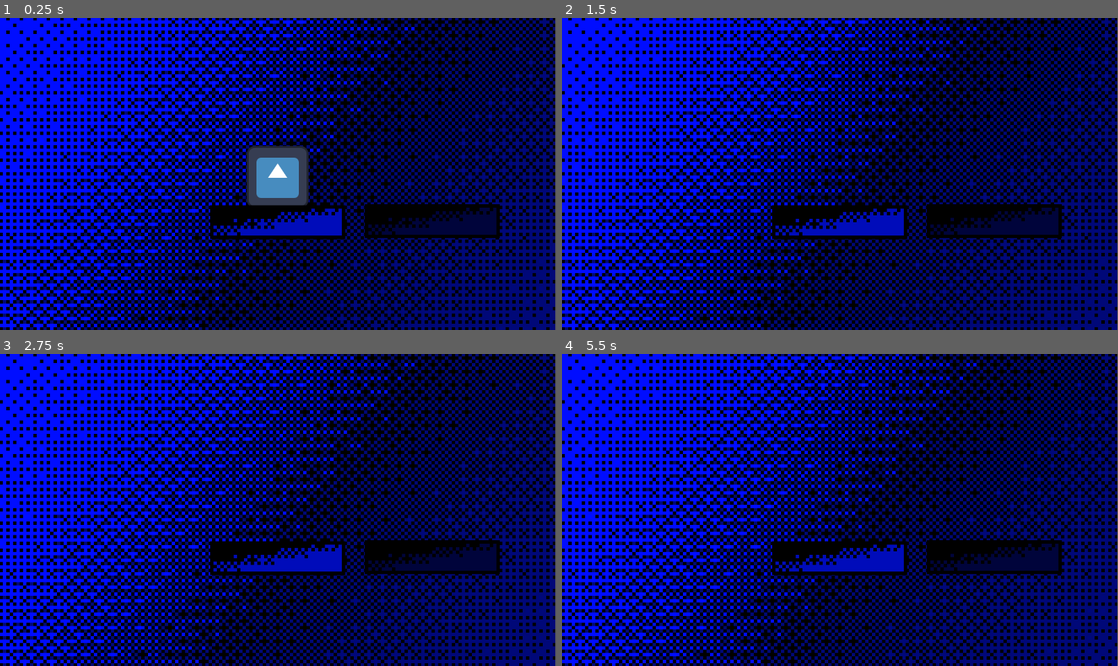
Above: before the commit, frames 1-4 (two rows, left to right).
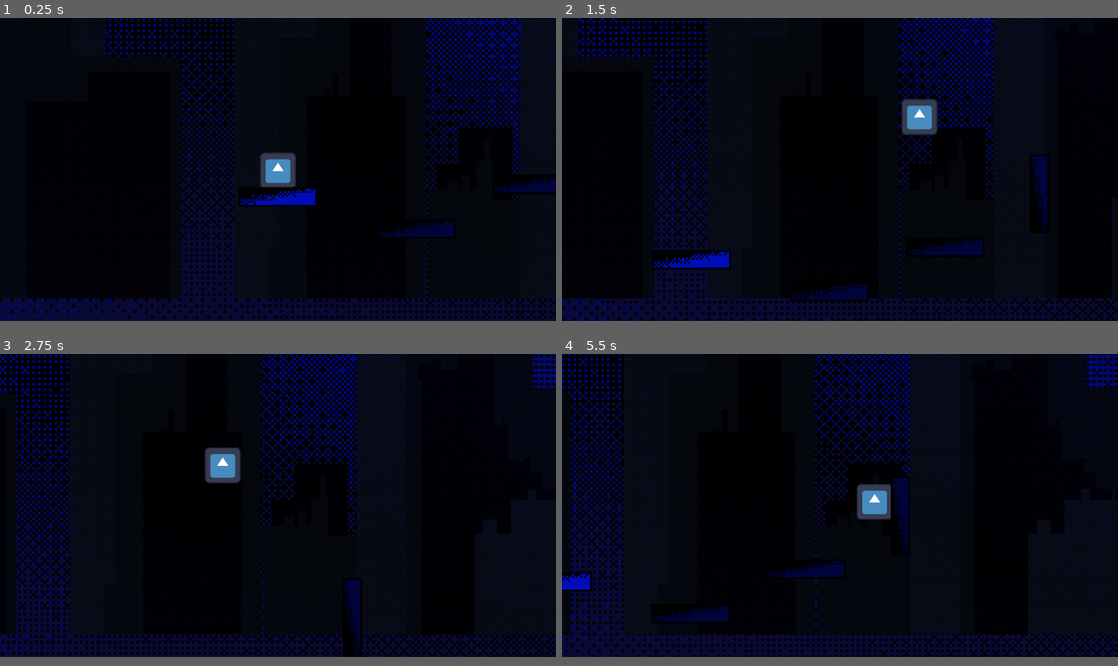
Above: after the commit, the same moments.

Repository: eeMalm/EntropyProjectReal
Game: Godot game, scene res://World.tscn
The game is run twice, just before and just after one commit, with the same random seed, the same clock (stepped at 60 frames per second) and the same inputs. The engine's default icon, where the game draws it, is replaced by a stand-in: a white triangle on a blue panel in a dark square.
Inputs:
- Up to frame 1 (0.25 s): no input
- Up to frame 2 (1.5 s): hold Right (ui_right) from 0.53 s (still down); tap Shift (Dash) at 0.6 s; tap Up (ui_up) at 0.77, 0.8, 1.07, 1.35 s
- Up to frame 3 (2.75 s): tap Up (ui_up) at 1.52, 1.82, 2.3 s; tap Shift (Dash) at 1.55, 2.1 s; release Right (ui_right) at 2.03 s; hold Left (ui_left) from 2.03 s (still down)
- Up to frame 4 (5.5 s): release Left (ui_left) at 2.78 s; hold Right (ui_right) 2.78-4.28 s; tap Shift (Dash) at 2.85, 4.35, 5.1 s; tap Up (ui_up) at 3.02, 3.32, 3.6, 3.77, 4.07, 4.52, 4.82, 5.3 s; hold Left (ui_left) 4.28-5.03 s; hold Right (ui_right) from 5.03 s (still down)
In our replay, the window is 799x449 before the commit and 800x436 after it. These sizes can differ from the game's own. Grey fills any space a smaller window leaves; there, only what the larger window draws over its background counts as a difference.

The runs differ from the first frame. In frame 1, 69% of the frame differs, in the area x 0-100%, y 0-100%; in frame 2, 69%; in frame 3, 69%; in frame 4, 69%.

Commit message:
Walljumps and Parallax

Diff:
--- a/entropy/Player.tscn
+++ b/entropy/Player.tscn
@@ -6,7 +6,7 @@
 [sub_resource type="RectangleShape2D" id="RectangleShape2D_s6ykx"]
 size = Vector2(114, 116)
 
-[node name="CharacterBody2D" type="CharacterBody2D"]
+[node name="Player" type="CharacterBody2D"]
 script = ExtResource("1_olopp")
 
 [node name="Sprite2D" type="Sprite2D" parent="."]
@@ -15,3 +15,8 @@
 [node name="CollisionShape2D" type="CollisionShape2D" parent="."]
 position = Vector2(0, -1)
 shape = SubResource("RectangleShape2D_s6ykx")
+
+[node name="Dash_Timer" type="Timer" parent="."]
+wait_time = 0.2
+
+[connection signal="timeout" from="Dash_Timer" to="." method="_on_dash_timer_timeout"]
--- a/entropy/World.tscn
+++ b/entropy/World.tscn
@@ -1,8 +1,10 @@
-[gd_scene load_steps=6 format=3 uid="uid://0wr7g85ntss3"]
+[gd_scene load_steps=8 format=3 uid="uid://0wr7g85ntss3"]
 
 [ext_resource type="PackedScene" uid="uid://cyygmes76je0j" path="res://Player.tscn" id="1_egmpb"]
-[ext_resource type="Texture2D" uid="uid://b7ppci48q6nbj" path="res://BlueGradientBackground.png" id="2_5no2t"]
 [ext_resource type="Texture2D" uid="uid://cl4i1nsc4wk57" path="res://Platfrom2Blue.png" id="2_nnxpd"]
+[ext_resource type="Script" path="res://camera_2d.gd" id="3_htjjv"]
+[ext_resource type="Texture2D" uid="uid://cy5brfjyamnmp" path="res://CityBackground.png" id="3_rig4i"]
+[ext_resource type="Texture2D" uid="uid://c18qtv6i7shxf" path="res://BlueTriangleGradient.png" id="3_yyt8v"]
 [ext_resource type="Texture2D" uid="uid://cky6m1ob6u34k" path="res://Platform2.png" id="4_07rcc"]
 
 [sub_resource type="RectangleShape2D" id="RectangleShape2D_ikxdl"]
@@ -10,40 +12,80 @@
 
 [node name="Node2D" type="Node2D"]
 
-[node name="CharacterBody2D" parent="." instance=ExtResource("1_egmpb")]
+[node name="Player" parent="." instance=ExtResource("1_egmpb")]
 
-[node name="Platform" type="StaticBody2D" parent="."]
+[node name="Camera2D" type="Camera2D" parent="."]
+script = ExtResource("3_htjjv")
+
+[node name="ParallaxBackground" type="ParallaxBackground" parent="."]
+
+[node name="ParallaxLayer" type="ParallaxLayer" parent="ParallaxBackground"]
+motion_scale = Vector2(0.3, 0.3)
+motion_offset = Vector2(500, 0)
+
+[node name="Sprite2D" type="Sprite2D" parent="ParallaxBackground/ParallaxLayer"]
+texture_filter = 1
+scale = Vector2(10, 10)
+texture = ExtResource("3_yyt8v")
+
+[node name="ParallaxLayer2" type="ParallaxLayer" parent="ParallaxBackground"]
+motion_scale = Vector2(0.6, 0)
+motion_offset = Vector2(500, 0)
+
+[node name="Sprite2D" type="Sprite2D" parent="ParallaxBackground/ParallaxLayer2"]
+modulate = Color(0.101961, 0.141176, 0.243137, 0.87451)
+texture_filter = 1
+scale = Vector2(10, 10)
+texture = ExtResource("3_rig4i")
+
+[node name="Level" type="Node" parent="."]
+
+[node name="Platform2" type="StaticBody2D" parent="Level"]
+self_modulate = Color(0, 0, 0, 0)
+position = Vector2(492, 214)
+
+[node name="Platform" type="Sprite2D" parent="Level/Platform2"]
+texture_filter = 1
+scale = Vector2(7, 7)
+texture = ExtResource("4_07rcc")
+
+[node name="Platform2" type="CollisionShape2D" parent="Level/Platform2"]
+shape = SubResource("RectangleShape2D_ikxdl")
+
+[node name="Platform" type="StaticBody2D" parent="Level"]
 self_modulate = Color(0, 0, 0, 0)
 position = Vector2(0, 100)
 
-[node name="Platform" type="Sprite2D" parent="Platform"]
+[node name="Platform" type="Sprite2D" parent="Level/Platform"]
 texture_filter = 1
 scale = Vector2(7, 7)
 texture = ExtResource("2_nnxpd")
 
-[node name="Platform2" type="CollisionShape2D" parent="Platform"]
+[node name="Platform2" type="CollisionShape2D" parent="Level/Platform"]
 position = Vector2(0, -2)
 shape = SubResource("RectangleShape2D_ikxdl")
 
-[node name="Camera2D" type="Camera2D" parent="."]
+[node name="Platform3" type="StaticBody2D" parent="Level"]
+self_modulate = Color(0, 0, 0, 0)
+position = Vector2(903, 55)
 
-[node name="BlueGradientBackground" type="Sprite2D" parent="."]
-z_index = -10
+[node name="Platform" type="Sprite2D" parent="Level/Platform3"]
 texture_filter = 1
-position = Vector2(25, 24)
-scale = Vector2(7, 7)
-texture = ExtResource("2_5no2t")
-
-[node name="Platform2" type="StaticBody2D" parent="."]
-self_modulate = Color(0, 0, 0, 0)
-position = Vector2(0, 100)
-
-[node name="Platform" type="Sprite2D" parent="Platform2"]
-texture_filter = 1
-position = Vector2(321, -2)
 scale = Vector2(7, 7)
 texture = ExtResource("4_07rcc")
 
-[node name="Platform2" type="CollisionShape2D" parent="Platform2"]
-position = Vector2(322, -1)
+[node name="Platform2" type="CollisionShape2D" parent="Level/Platform3"]
 shape = SubResource("RectangleShape2D_ikxdl")
+
+[node name="Platform4" type="StaticBody2D" parent="Level"]
+self_modulate = Color(0, 0, 0, 0)
+position = Vector2(1239, -135)
+rotation = -1.5708
+
+[node name="Platform" type="Sprite2D" parent="Level/Platform4"]
+texture_filter = 1
+scale = Vector2(7, 7)
+texture = ExtResource("4_07rcc")
+
+[node name="Platform2" type="CollisionShape2D" parent="Level/Platform4"]
+shape = SubResource("RectangleShape2D_ikxdl")
--- /dev/null
+++ b/entropy/camera_2d.gd
@@ -0,0 +1,11 @@
+extends Camera2D
+
+
+# Called when the node enters the scene tree for the first time.
+func _ready():
+	pass # Replace with function body.
+
+var player_node: Node2D  # Assign the player node in the editor or dynamically
+
+func _physics_process(delta):
+	position = position.lerp(get_parent().get_node("Player").position, 2 * delta)
--- a/entropy/player.gd
+++ b/entropy/player.gd
@@ -1,34 +1,47 @@
 extends CharacterBody2D
 
 
-const SPEED = 13000.0
-var MAX_SPEED = 500.0
+var SPEED = 8000.0
+var MAX_SPEED = 600.0
 var FRICTION = 0.25
-const JUMP_VELOCITY = -800.0
-var gravity = 1900.0
-const DASH_VELOCITY = 700
-
+var JUMP_VELOCITY = -1000.0
+var WALLJUMP_VELOCITY = -700.0
+var GRAVITY = 2900.0
+var DASH_VELOCITY = 2000
+var dashes = 1
+var DASH_AMOUNT = 1
+var jumps = 1
+var JUMP_AMOUNT = 2
+var walljumps = 4
+var WJUMPS_AMOUNT = 4
 
 func _physics_process(delta: float) -> void:
 	# Add the gravity.
-
+	if is_on_floor():
+		dashes = DASH_AMOUNT
+		jumps = JUMP_AMOUNT
+		walljumps = WJUMPS_AMOUNT
 	if not is_on_floor():
 
 
 		if velocity.y > 0:
-			velocity.y += gravity * 1.3 * delta
+			velocity.y += GRAVITY * 1.5 * delta
 		else:
-			velocity.y += gravity * 0.7 * delta
+			velocity.y += GRAVITY * 0.8 * delta
 
 
 	# Handle jump.
-	if Input.is_action_just_pressed("ui_up") and is_on_floor():
-		velocity.y = JUMP_VELOCITY
+	if Input.is_action_just_pressed("ui_up") && jumps > 0:
+		if is_on_wall_only() && walljumps > 0:
+			velocity.y = WALLJUMP_VELOCITY
+			walljumps -= 1;
+		else:
+			velocity.y = JUMP_VELOCITY
+			jumps -= 1
 
 	# Get the input direction and handle the movement/deceleration.
 	# As good practice, you should replace UI actions with custom gameplay actions.
 	var direction := Input.get_axis("ui_left", "ui_right")
-	print(direction)
 	if direction == 1:
 		if velocity.x < MAX_SPEED:
 			velocity.x += SPEED * delta;
@@ -38,10 +51,21 @@
 			velocity.x -= SPEED * delta;
 	else:
 		velocity.x *= FRICTION
-	if Input.is_action_just_pressed("Dash"):
+	if Input.is_action_just_pressed("Dash") && dashes > 0:
 		if direction == 1:
-			velocity.x += DASH_VELOCITY
+			$Dash_Timer.start()
+			velocity.x = DASH_VELOCITY
+			velocity.y = 0
+			dashes -= 1
+
 		elif direction == -1:
-			velocity.x -= DASH_VELOCITY
+			velocity.x = -DASH_VELOCITY
+			$Dash_Timer.start()
+			velocity.y = 0
+			dashes -= 1
 
 	move_and_slide()
+
+func _on_dash_timer_timeout():
+	if abs(velocity.x) > MAX_SPEED:
+		velocity.x = 0
--- a/entropy/project.godot
+++ b/entropy/project.godot
@@ -14,6 +14,12 @@
 run/main_scene="res://World.tscn"
 config/features=PackedStringArray("4.3", "Forward Plus")
 config/icon="res://icon.svg"
+
+[display]
+
+window/size/viewport_width=1980
+window/size/viewport_height=1080
+window/size/mode=3
 
 [input]
 
Binary file added: entropy/BlueTriangleGradient.png
Not shown, added: entropy/BlueTriangleGradient.png.import
Binary file added: entropy/CityBackground.png
Not shown, added: entropy/CityBackground.png.import
Binary file added: entropy/Platform3.png
Not shown, added: entropy/Platform3.png.import
